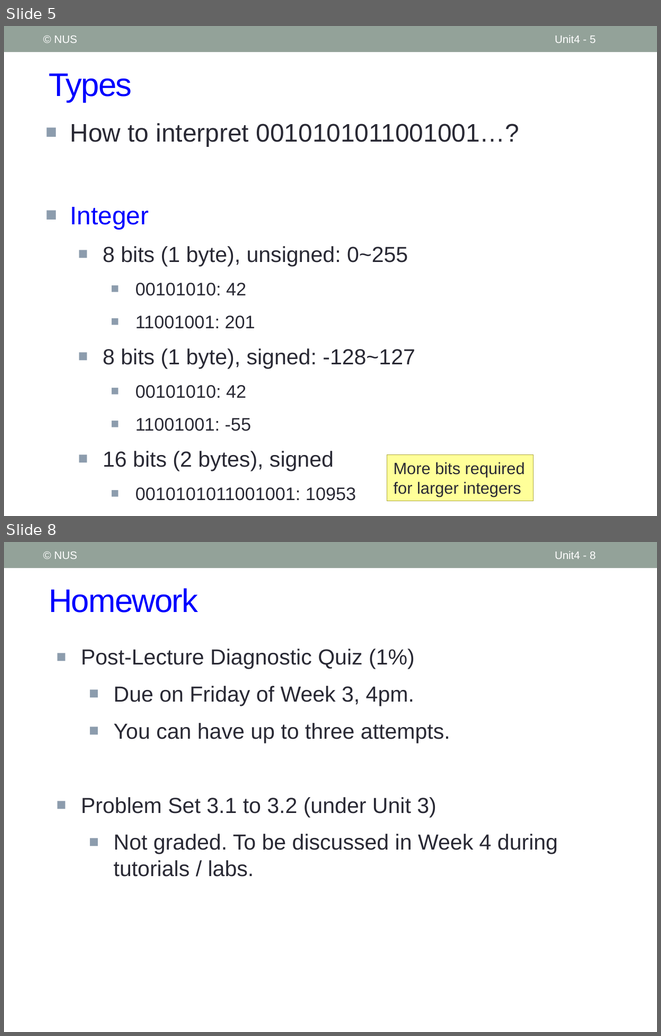
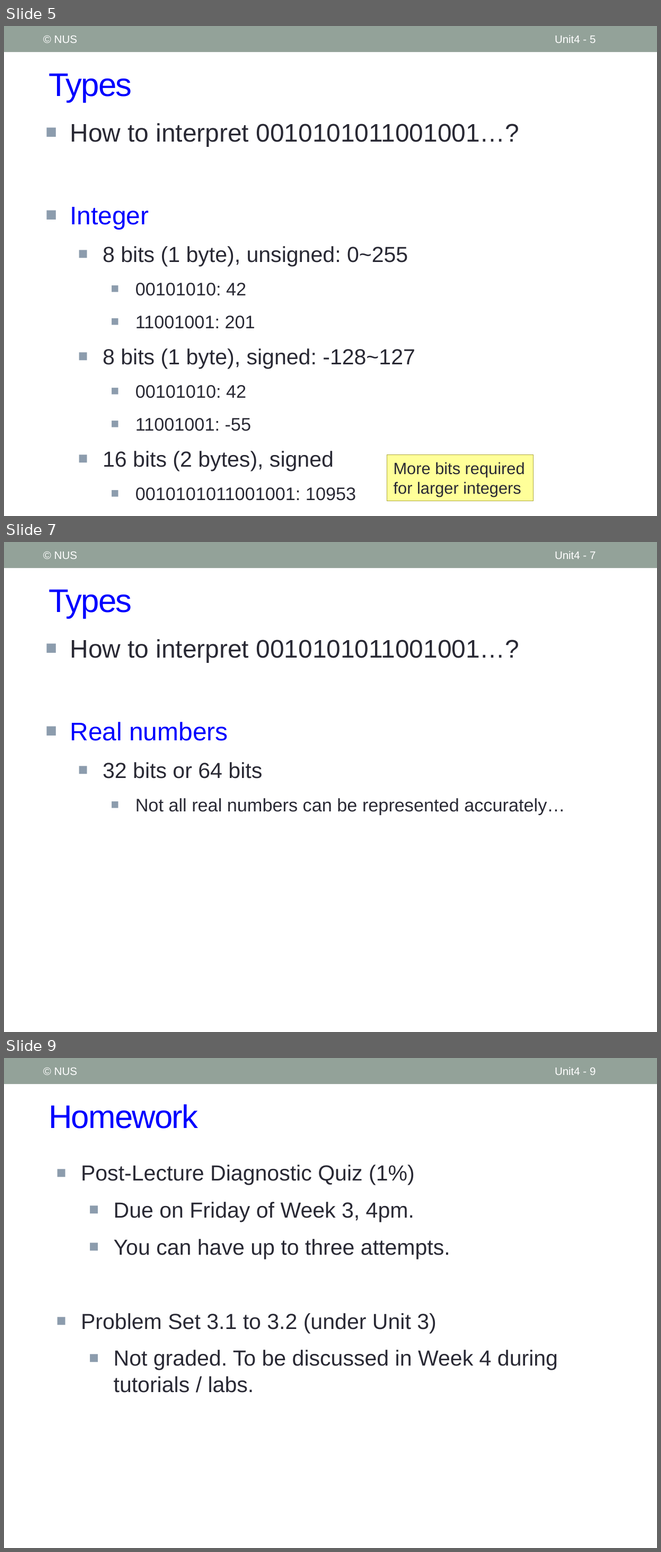
Before and after one commit to nus-cs1010-2021-s2/website, a slide deck: slides/Unit4_Types.pptx. Shown one above the other, each under a label of ours: slides 5 and 8 before the commit, slides 5, 7 and 9 after it; the slides between them are not shown. The pictures are 661x1036 and 661x1552 pixels, drawn with LibreOffice and Linux fonts; fonts in the diff are those of the drawing. Boxes give left, top, right and bottom in pixels: in the first picture for what was removed or moved away, otherwise in the second. Text is boxed around its words. In the diff, an @@ line names an element or a change of style, - is before the commit and + after.

```diff
--- a/slides/Unit4_Types.pptx
+++ b/slides/Unit4_Types.pptx
@@ slide 7 added at box(4, 542, 657, 1032), background #FFFFFF; not listed: 1 template element that a slide beside it also shows @@
@@ text added at box(54, 552, 77, 559), 12 pt, text #FFFFFF @@
+© NUS
@@ page number added at box(555, 551, 595, 559), 12 pt, text #FFFFFF @@
+Unit4 - 7
@@ title added at box(49, 589, 132, 618), 36 pt, text #0000FF @@
+Types
@@ text added at box(70, 639, 565, 815), 20 pt, text #292934 @@
+■ How to interpret 0010101011001001…?
+■ Real numbers
+  ■ 32 bits or 64 bits
+    ■ Not all real numbers can be represented accurately…
@@ what was slide 8 is now slide 9 @@
@@ page number at box(555, 1067, 595, 1075): text changed @@
-Unit4 - 8
+Unit4 - 9
```
Also in this commit, not shown: 2 slides changed, 6 other files.
